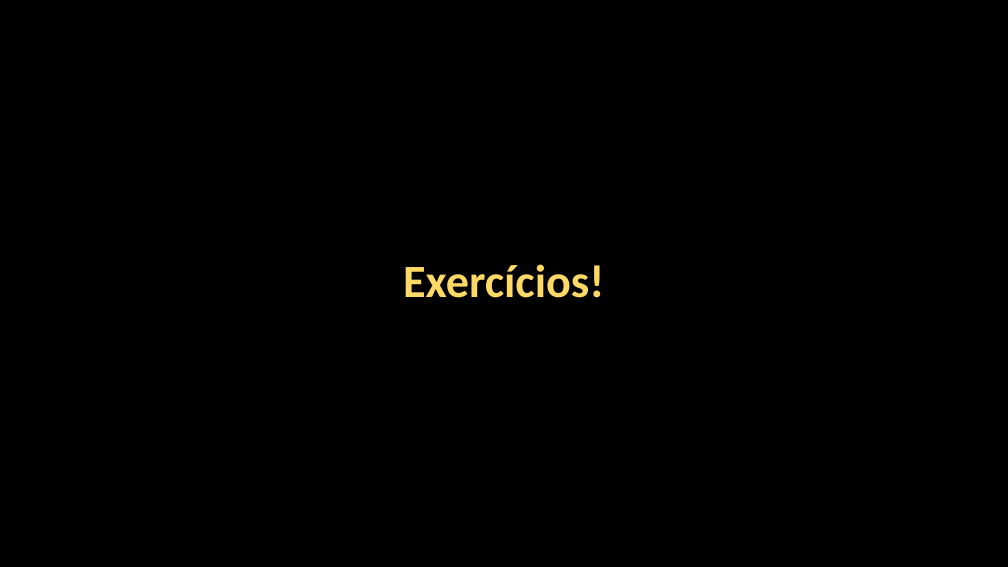
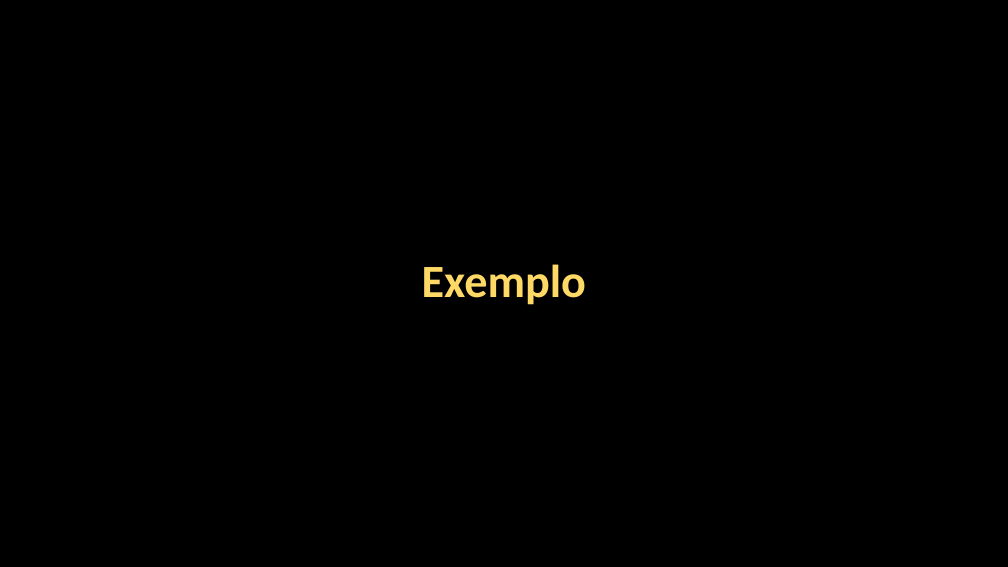
Before and after one commit to Java-Mooc/Advanced-Java, a slide deck: slide 5 of PPT/pt/PPT4_-_Paralelismo.pptx. Drawn at 1008x567 pixels with LibreOffice and Linux fonts; fonts in the diff are those of the drawing. Boxes give left, top, right and bottom in pixels: in the first picture for what was removed or moved away, otherwise in the second. Text is boxed around its words. In the diff, an @@ line names an element or a change of style, - is before the commit and + after.

```diff
--- a/PPT/pt/PPT4_-_Paralelismo.pptx
+++ b/PPT/pt/PPT4_-_Paralelismo.pptx
@@ title at [422, 264, 586, 305]: text changed @@
-Exercícios!
+Exemplo
```
Also in this commit, not shown: 5 other files.
